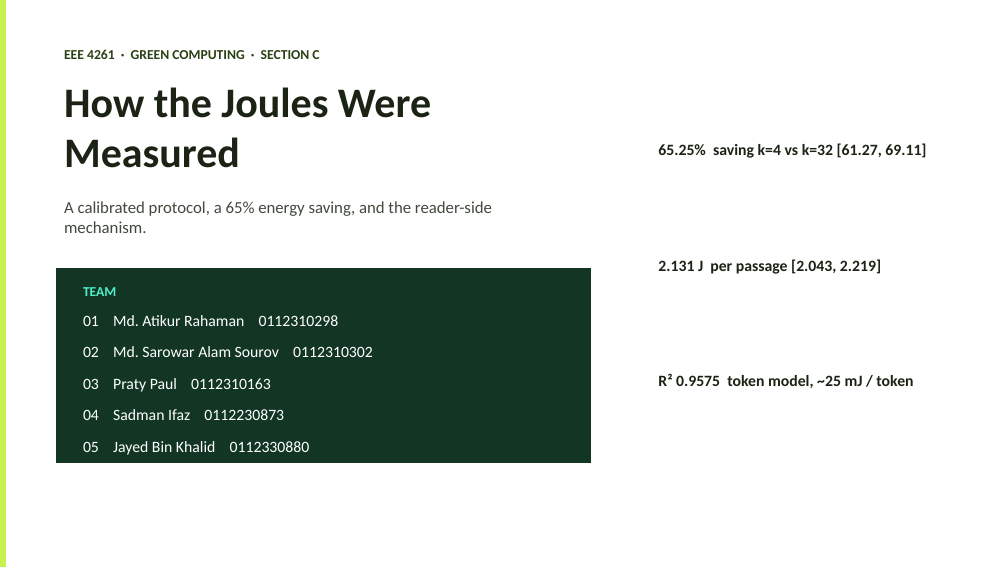
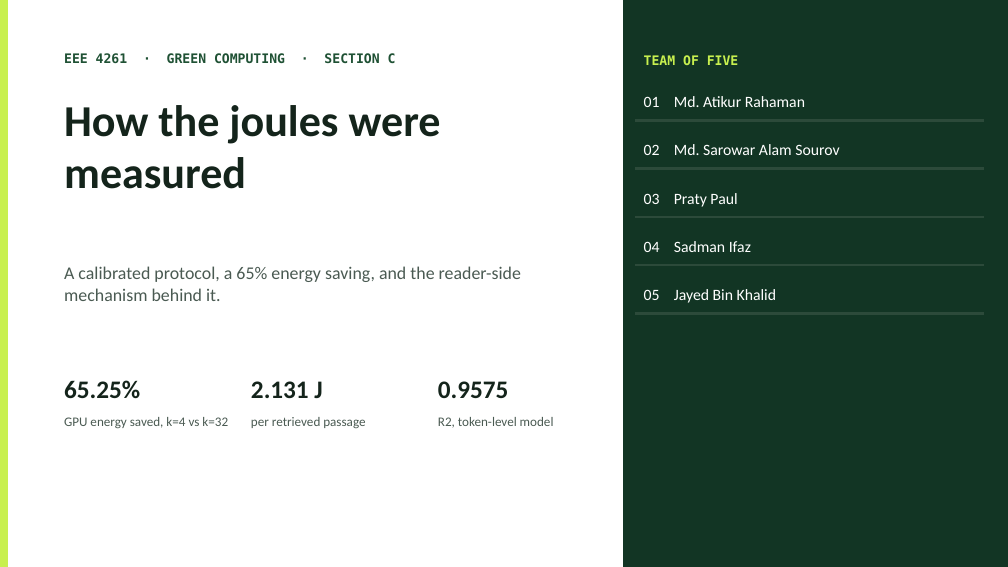
Before and after one commit to Atik203/energy-optimal-rag, a slide deck: slide 1 of ppt_slides/Energy_Methodology_Presentation.pptx. Drawn at 1008x567 pixels with LibreOffice and Linux fonts; fonts in the diff are those of the drawing. Boxes give left, top, right and bottom in pixels: in the first picture for what was removed or moved away, otherwise in the second. Text is boxed around its words. In the diff, an @@ line names an element or a change of style, - is before the commit and + after.

```diff
--- a/ppt_slides/Energy_Methodology_Presentation.pptx
+++ b/ppt_slides/Energy_Methodology_Presentation.pptx
@@ rectangle added at box(624, 0, 1008, 567), fill #123524, outline #123524 1.5 pt @@
@@ text "EEE 4261 · GREEN COMPUTING ..." at box(64, 53, 396, 63): size 13 to 12.5 pt, font Calibri to DejaVu Sans Mono, text colour #2B4014 to #1F5134 @@
@@ text at box(644, 55, 739, 65): text changed; size 13 to 12.5 pt; font Calibri to DejaVu Sans Mono; text colour #4FF0C8 to #C8F04F @@
-TEAM
+TEAM OF FIVE
@@ text at box(64, 105, 441, 189): text changed; size 40 to 42 pt; text colour #1B2414 to #14241B @@
-How the Joules Were Measured
+How the joules were measured
@@ rectangle added at box(637, 119, 983, 120), fill #2C4A3A, outline #2C4A3A 1.5 pt @@
@@ text at box(644, 96, 805, 107): text changed @@
-01 Md. Atikur Rahaman 0112310298
+01 Md. Atikur Rahaman
@@ text at box(644, 144, 839, 155): text changed @@
-02 Md. Sarowar Alam Sourov 0112310302
+02 Md. Sarowar Alam Sourov
@@ text removed at box(658, 143, 926, 158) @@
-65.25% saving k=4 vs k=32 [61.27, 69.11]
@@ rectangle added at box(637, 168, 983, 169), fill #2C4A3A, outline #2C4A3A 1.5 pt @@
@@ text at box(644, 193, 737, 207): text changed @@
-03 Praty Paul 0112310163
+03 Praty Paul
@@ rectangle added at box(637, 216, 983, 217), fill #2C4A3A, outline #2C4A3A 1.5 pt @@
@@ rectangle removed at box(57, 269, 591, 463) @@
@@ text at box(64, 266, 521, 301): text changed; size 16 to 17 pt; text colour #424A3E to #4A5A52 @@
-A calibrated protocol, a 65% energy saving, and the reader-side mechanism.
+A calibrated protocol, a 65% energy saving, and the reader-side mechanism behind it.
@@ rectangle added at box(637, 265, 983, 265), fill #2C4A3A, outline #2C4A3A 1.5 pt @@
@@ text at box(644, 241, 751, 252): text changed @@
-04 Sadman Ifaz 0112230873
+04 Sadman Ifaz
@@ text removed at box(658, 259, 881, 274) @@
-2.131 J per passage [2.043, 2.219]
@@ text at box(644, 289, 776, 303): text changed @@
-05 Jayed Bin Khalid 0112330880
+05 Jayed Bin Khalid
@@ rectangle added at box(637, 313, 983, 314), fill #2C4A3A, outline #2C4A3A 1.5 pt @@
@@ text added at box(64, 380, 140, 399), 24 pt, text #14241B, bold @@
+65.25%
@@ text added at box(251, 381, 322, 398), 24 pt, text #14241B, bold @@
+2.131 J
@@ text added at box(438, 381, 509, 398), 24 pt, text #14241B, bold @@
+0.9575
@@ text removed at box(658, 373, 913, 388) @@
-R² 0.9575 token model, ~25 mJ / token
@@ text added at box(64, 417, 228, 428), 12.5 pt, text #4A5A52 @@
+GPU energy saved, k=4 vs k=32
@@ text added at box(251, 417, 365, 428), 12.5 pt, text #4A5A52 @@
+per retrieved passage
@@ text added at box(438, 417, 554, 428), 12.5 pt, text #4A5A52 @@
+R2, token-level model
```
Also in this commit, not shown: 6 other slides changed, 5 slides added, 3 slides removed, 1 other file.
